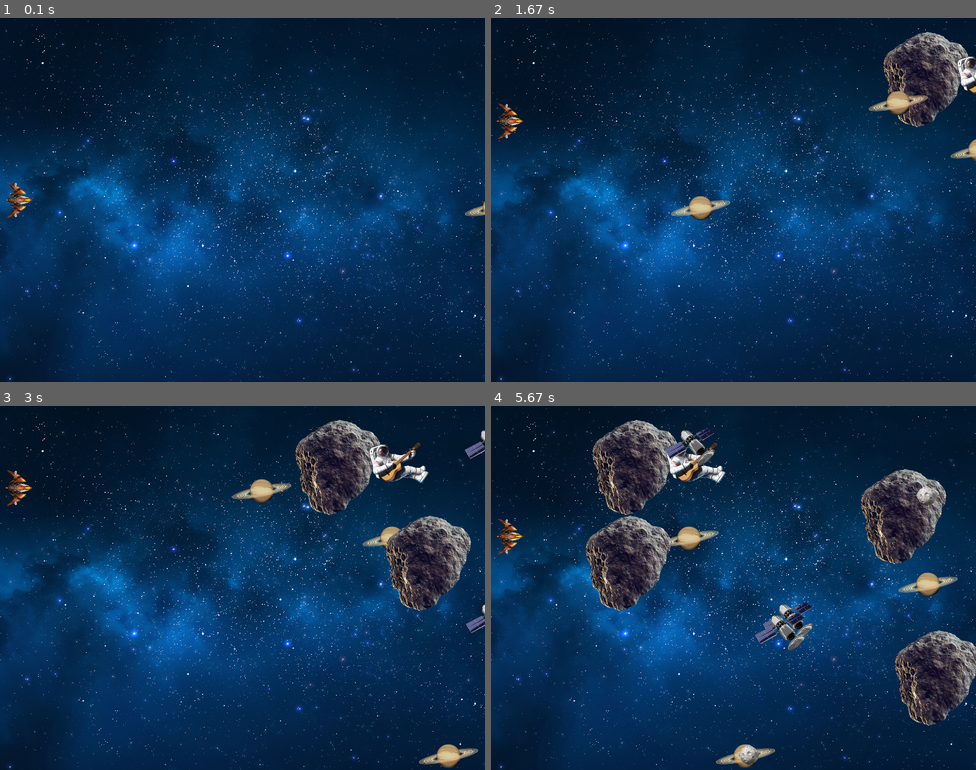
Above: before the commit, frames 1-4 (two rows, left to right).
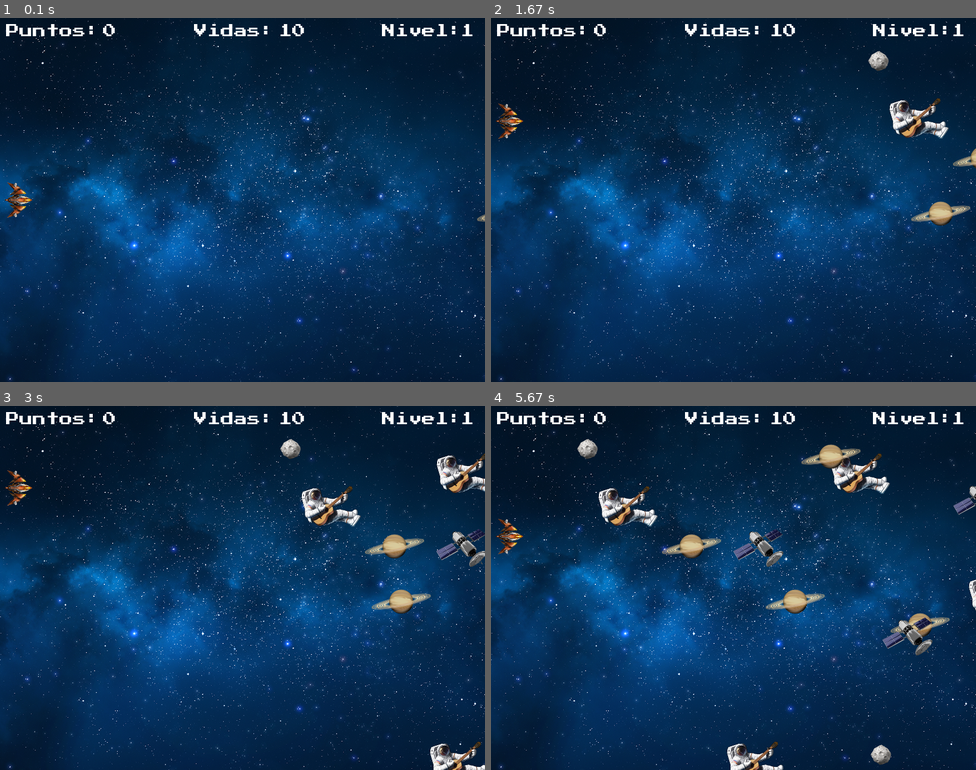
Above: after the commit, the same moments.

Repository: CristhianRave/Proyecto_Final_Pygame
Game: pygame game, started from main.py
The game is run twice, just before and just after one commit, with the same random seed, the same clock (stepped at 60 frames per second) and the same inputs.
Inputs:
- Up to frame 1 (0.1 s): no input
- Up to frame 2 (1.67 s): hold Up 0.33-0.8 s; hold Down 0.83-1.13 s; hold Up 1.17-1.53 s; hold Down from 1.57 s (still down)
- Up to frame 3 (3 s): release Down at 1.93 s; hold Up 1.97-2.27 s; hold Down 2.3-2.6 s; hold Up from 2.63 s (still down)
- Up to frame 4 (5.67 s): release Up at 3 s; hold Down 3.03-3.4 s; hold Up 3.43-3.73 s; hold Down 3.77-4.07 s; hold Up 4.1-4.47 s; hold Down 4.5-4.87 s; hold Up 4.9-5.2 s; hold Down 5.23-5.53 s; hold Up from 5.57 s (still down)

The runs differ from the first frame. In frame 1, 1.0% of the frame differs, in the area x 1-100%, y 1-56%; in frame 2, 5.7%; in frame 3, 11%; in frame 4, 20%, in the area x 1-100%, y 1-100%.

Commit message:
Fin explosion

Diff:
--- a/entities.py
+++ b/entities.py
@@ -3,36 +3,42 @@
 import random
 from random import choice, randint
 
-puntos = 0
 
 class Nave(pg.sprite.Sprite):
+    clock = pg.time.Clock()
     img_nave = 'nave.png'
     speed = 5
     FPS = 60
     vidas = 10
 
+
     def __init__(self, x = 0, y = 270):
+
         pg.sprite.Sprite.__init__(self)
         self.x = x
         self.y = y
 
-        self.image = pg.image.load('resources/images/{}'.format(self.img_nave)).convert_alpha()
+        self.nave_normal = pg.image.load('resources/images/{}'.format(self.img_nave)).convert_alpha()
+        self.image = self.nave_normal
+        #self.sound_explo = pg.mixer.Sound('resources/sounds/Explo.wav')
+        self.frames = []
+        self.explotar = False
         self.rect = self.image.get_rect()
         self.rect.x = x
         self.rect.y = y
         self.w = self.rect.w
         self.h = self.rect.h
-        self.frames = []
         self.index = 0
         self.how_many = 0
-        self.animation_time = self.FPS//2
+        self.animation_time = 64
         self.current_time = 0
+        self.loadFrames()
 
     def go_up(self):
        self.rect.y = max(0, self.rect.y - self.speed)
 
     def go_down(self):
-       self.rect.y = min(self.rect.y + self.speed, 600-self.w)
+       self.rect.y = min(self.rect.y + self.speed, 535)
 
     def loadFrames(self):
         self.w = 128
@@ -52,35 +58,41 @@
 
     def comprobar_colision(self,group):
         colisiones = pg.sprite.spritecollide(self,group,True)
-        num_candidatos = len(colisiones)
-        if num_candidatos > 0:
+        self.num_candidatos = len(colisiones)
+        if self.num_candidatos > 0:
             self.vidas -= 1
-            print('Quedan', self.vidas, 'vidas')
-            return num_candidatos
+            self.explotar = True
 
 
-    '''def update(self,dt):
+    def update(self,dt):
 
+        if not  self.explotar :
+            self.image = self.nave_normal
+
+        else:
             self.current_time += dt
-            if self.current_time > self.animation_time:
-                self.current_time = 0
-                self.index += 1
-                if self.index >= self.how_many:
+            if self.current_time >= self.animation_time:
+                if self.index < len(self.frames) -1:
+                    self.index += 1
+                else:
+                    self.explotar = False
+                    self.current_time = 0
                     self.index = 0
-                self.image = self.frames [self.index]'''
+            self.image = self.frames[self.index]
 
 
 class Asteroide(pg.sprite.Sprite):
+    puntuacion = 0
+    imgs_asteroides =('asteroide_60.png', 'satelite.png', 'saturno.png', 'astronauta.png')
 
-    imgs_asteroides =('asteroide_60.png', 'asteroide_200.png', 'satelite.png', 'saturno.png', 'astronauta.png')
-
-    def __init__(self, x = randint(780, 800), y = randint(-10,550), w = 0, h = 0, speed = 5):
+    def __init__(self, x = randint(780, 800), y = randint(10,550), w = 0, h = 0, speed = 1):
         pg.sprite.Sprite.__init__(self)
         self.x = x
         self.y = y
         self.w = w
         self.h = h
         self.speed = speed
+
 
         self.asteroids = []
         for img in self.imgs_asteroides:
@@ -96,6 +108,6 @@
 
     def update(self, dt):
         self.rect.x -= self.speed
-        if self.rect.x <= -170:
+        if self.rect.x <= -self.rect.w:
             self.kill()
             del self
--- /dev/null
+++ b/info_menu.py
@@ -0,0 +1,109 @@
+import pygame as  pg
+from pygame.locals import *
+import sys
+
+RED = (229, 9, 9)
+WHITE = (255, 255, 255)
+
+
+class info_Menu():
+
+    def __init__(self):
+
+        self.bucle_info = True
+
+        pg.font.init()
+        self.screen = pg.display.set_mode((800,600))
+        pg.display.set_caption ('Spaceships')
+        self.background_image = pg.image.load('resources/images/fondo.png').convert()
+        self.screen.blit(self.background_image, (0, 0))
+
+        self.tamaño_titulo_pequeño = pg.font.Font('resources/fonts/PressStart.ttf', 26)
+        self.tamaño_titulo = pg.font.Font('resources/fonts/PressStart.ttf', 32)
+        self.tamaño_letra = pg.font.Font('resources/fonts/PressStart.ttf', 16)
+
+
+
+    def historia_juego(self):
+
+        self.texto1 = self.tamaño_titulo.render('Historia ', True, WHITE)
+        self.texto2 = self.tamaño_letra.render('La búsqueda comienza en un planeta tierra  ', True, WHITE)
+        self.texto3 = self.tamaño_letra.render('moribundo por el cambio climático. Partiremos  ', True, WHITE)
+        self.texto4 = self.tamaño_letra.render('a la búsqueda de un planeta compatible con  ', True, WHITE)
+        self.texto5 = self.tamaño_letra.render('vida humana para colonizarlo. Eres nuestra  ', True, WHITE)
+        self.texto6 = self.tamaño_letra.render('ultima esperanza, que la fuerza te acompañe ', True, WHITE)
+        self.texto7 = self.tamaño_letra.render('y cumple con tu mision!!', True, WHITE)
+        self.texto8 = self.tamaño_letra.render('Menu pulsa "Escape"', True, RED)
+
+        self.screen.blit(self.texto1, (50, 80))
+        self.screen.blit(self.texto2, (50, 150))
+        self.screen.blit(self.texto3, (50, 190))
+        self.screen.blit(self.texto4, (50, 230))
+        self.screen.blit(self.texto5, (50, 270))
+        self.screen.blit(self.texto6, (50, 310))
+        self.screen.blit(self.texto7, (50, 350))
+        self.screen.blit(self.texto8, (50, 550))
+
+        pg.display.flip()
+        self.mainloop_info()
+
+
+    def instrucciones(self):
+
+        self.texto1 = self.tamaño_titulo.render('Intrucciones', True, WHITE)
+        self.texto2 = self.tamaño_letra.render('Utiliza las teclas arriba (↑) o abajo (↓) ', True, WHITE)
+        self.texto3 = self.tamaño_letra.render('para desplazar la nave. ', True, WHITE)
+        self.texto4 = self.tamaño_letra.render('Consta de 3 niveles los cuales iran', True, WHITE)
+        self.texto5 = self.tamaño_letra.render('aumentando de dificultad por la', True, WHITE)
+        self.texto6 = self.tamaño_letra.render('aceleracion de los obstaculos.', True, WHITE)
+        self.texto7 = self.tamaño_letra.render('Menu pulsa "Escape"', True, RED)
+
+
+        self.screen.blit(self.texto1, (50, 80))
+        self.screen.blit(self.texto2, (50, 150))
+        self.screen.blit(self.texto3, (50, 190))
+        self.screen.blit(self.texto4, (50, 250))
+        self.screen.blit(self.texto5, (50, 290))
+        self.screen.blit(self.texto6, (50, 330))
+        self.screen.blit(self.texto7, (50, 550))
+
+
+        pg.display.flip()
+        self.mainloop_info()
+
+    def creditos(self):
+
+        self.texto = self.tamaño_titulo_pequeño.render('Proyecto fin Bootcamp', True, RED)
+        self.texto1 = self.tamaño_titulo_pequeño.render('Aprender a programar ', True, RED)
+        self.texto2 = self.tamaño_titulo_pequeño.render('desde cero', True, RED)
+        self.texto3 = self.tamaño_letra.render('Realizado en python, libreria pygame 1.9.6', True, WHITE)
+        self.texto4 = self.tamaño_letra.render('Creado por: Cristhian David Rave Osorio', True, WHITE)
+
+        self.texto5 = self.tamaño_letra.render('Fecha: 23-02-2020', True, WHITE)
+        self.texto6 = self.tamaño_letra.render('Profesor: Ramón Maldonado', True, WHITE)
+        self.texto7 = self.tamaño_letra.render('Menu pulsa "Escape"', True, RED)
+
+        self.screen.blit(self.texto, (130, 80))
+        self.screen.blit(self.texto1, (145, 120))
+        self.screen.blit(self.texto2, (260, 160))
+        self.screen.blit(self.texto3, (50, 300))
+        self.screen.blit(self.texto4, (50, 340))
+        self.screen.blit(self.texto5, (50, 380))
+        self.screen.blit(self.texto6, (50, 420))
+        self.screen.blit(self.texto7, (50, 550))
+
+        pg.display.flip()
+        self.mainloop_info()
+
+    def handleEvents(self):
+        for event in pg.event.get():
+            if event.type == pg.QUIT:
+                pg.quit()
+                sys.exit()
+            if event.type == KEYDOWN and event.key == K_ESCAPE:
+                self.bucle_info = False
+
+    def mainloop_info(self):
+
+        while self.bucle_info:
+            self.handleEvents()
--- a/main.py
+++ b/main.py
@@ -3,47 +3,112 @@
 import sys
 from entities import *
 from random import randint
+from planetas import *
 
 FPS = 60
+
+WHITE = (255, 255, 255)
+RED = (255, 0, 0)
+
 
 class Game:
     clock = pg.time.Clock()
+    nivel = 1
+    puntuacion = 0
 
     def __init__(self):
+        pg.font.init()
+
         self.screen = pg.display.set_mode((800,600))
         pg.display.set_caption ('Spaceships')
         self.background_image = pg.image.load('resources/images/fondo.png').convert()
+        self.font = pg.font.Font('resources/fonts/PressStart.ttf', 22)
+        self.fonty = pg.font.Font('resources/fonts/PressStart.ttf', 32)
+        self.fonty2 = pg.font.Font('resources/fonts/PressStart.ttf', 62)
 
         self.player = Nave()
         self.asteroide = Asteroide()
-
-        self.allSprites = pg.sprite.Group()
+        self.planeta = Planeta()
+        self.nave_rotate = Nave_rotate()
+
         self.asteroidesGroup = pg.sprite.Group()
-
-        self.allSprites.add(self.player)
+        self.naveGroup = pg.sprite.Group()
+        self.planetaGroup = pg.sprite.Group()
+        self.nave_rotateGroup = pg.sprite.Group()
+
         self.asteroidesGroup.add(self.asteroide)
-
-        self.asteroides_en_pantalla = 20
-        self.new_asteroide = FPS//2
-        self.crear_asteroid = FPS*6
+        self.naveGroup.add(self.player)
+
+        self.num_asteroides_creados = 0
+        self.asteroides_en_pantalla = 15
+        self.tiempo_para_crear_asteroide = FPS*10
+        self.crear_asteroide = FPS*8.
+
 
 
     def crear_asteroides(self, dt):
-        self.new_asteroide += dt
-        if  self.new_asteroide >= self.crear_asteroid:
-            self.asteroide = Asteroide(randint(780, 840), randint(-10, 550))
-            self.asteroide.speed = (randint(1, 3))
+
+        self.tiempo_para_crear_asteroide += dt
+        if  self.tiempo_para_crear_asteroide > self.crear_asteroide:
+            self.asteroide = Asteroide(randint(780, 840), randint(10, 550))
+            self.asteroide.speed = (randint(1, 2))
             self.asteroidesGroup.add(self.asteroide)
-            self.new_asteroide = 0  # Se reinicia a cero para que  los obstaculos no salgan de golpe
-
-    def gameOver(self):
+            self.num_asteroides_creados += 1
+            self.tiempo_para_crear_asteroide = 0
+
+
+    def asteroide_nivel_2(self, dt):
+
+        self.asteroide1 = Asteroide(randint(780, 840), randint(10, 550))
+        self.asteroide1.speed = (randint(2, 4))
+        self.asteroidesGroup.add(self.asteroide1)
+        self.num_asteroides_creados += 1
+
+
+    def text(self):
+        self.marcador_vidas = self.font.render('Vidas:', True, WHITE)
+        self.marcador_score = self.font.render('Puntos:', True, WHITE)
+        self.marcador_nivel = self.font.render('Nivel:', True, WHITE)
+        self.marcador_vidas_num = self.font.render(str(self.player.vidas), True, WHITE)
+        self.marcador_score_num = self.font.render(str(self.puntuacion), True, WHITE)
+        self.marcador_nivel_num = self.font.render(str(self.nivel), True, WHITE)
+        self.gameOver_text1 = self.fonty2.render('Game Over', True, RED)
+        self.gameOver_text2 = self.fonty.render('Preciona "Space" ', True, WHITE)
+        self.gameOver_text3 = self.fonty.render('para volver al Menu.', True, WHITE)
+
+
+    def salir_juego(self):
         pg.quit()
         sys.exit()
+
+
+    def gameOver(self,dt):
+        self.handleEvents2(dt)
+
+        self.screen.blit(self.gameOver_text1,(130, 150))
+        self.screen.blit(self.gameOver_text2,(120, 400))
+        self.screen.blit(self.gameOver_text3,(90, 450))
+
+
+
+    def handleEvents2(self,dt):
+        for event in pg.event.get():
+            if event.type == QUIT:
+                self.salir_juego()
+
+            if event.type == KEYDOWN:
+                if event.key == K_SPACE:
+                    self.bucle_game = False
+
+                if event.key == K_ESCAPE:
+                    self.bucle_game = False
+
+
 
     def handleEvents(self):
         for event in pg.event.get():
             if event.type == QUIT:
-                self.gameOver()
+                self.salir_juego()
 
             if event.type == KEYDOWN:
                 if event.key == K_UP:
@@ -51,6 +116,12 @@
 
                 if event.key == K_DOWN:
                     self.player.go_down()
+
+                if event.key == K_ESCAPE:
+                    self.bucle_game = False
+
+                if event.key == K_SPACE:
+                    self.bucle_game = False
 
         keys_pressed = pg.key.get_pressed()
         if keys_pressed[K_UP]:
@@ -58,36 +129,105 @@
         if keys_pressed[K_DOWN]:
             self.player.go_down()
 
-    def mainloop(self):
-        while True:
+
+    def nivel_2(self,dt):
+        if  self.puntuacion  > 200  :
+            self.nivel = 2
+            if self.cant_asteroides_creados < self.asteroides_en_pantalla:
+                self.asteroide_nivel_2(dt)
+
+    def nivel_3(self,dt):
+        if  self.puntuacion  > 300  :
+            self.nivel = 3
+
+            if self.cant_asteroides_creados < self.asteroides_en_pantalla:
+                self.asteroide_nivel_2(dt)
+
+    def nivel_4(self,dt):
+        if  self.puntuacion  > 400  :
+            self.nivel = 3
+
+            if self.cant_asteroides_creados < self.asteroides_en_pantalla:
+                self.asteroide_nivel_2(dt)
+
+    def intro_planeta(self,dt):
+        if self.puntuacion == 500:
+            self.num_asteroides_creados = 0
+            self.naveGroup.empty()
+            self.player.rect.y = 650
+            self.player.speed = 0
+
+            self.planetaGroup.add(self.planeta)
+            self.planetaGroup.update(dt)
+            self.planetaGroup.draw(self.screen)
+
+            self.nave_rotateGroup.add(self.nave_rotate)
+            self.nave_rotateGroup.update(dt)
+            self.nave_rotateGroup.draw(self.screen)
+
+
+    def renderiza(self,dt):
+
+        self.screen.blit(self.background_image, (0,0))
+        self.screen.blit(self.marcador_score,(10, 10))
+        self.screen.blit(self.marcador_score_num,(170, 10))
+        self.screen.blit(self.marcador_vidas,(320, 10))
+        self.screen.blit(self.marcador_vidas_num,(460, 10))
+        self.screen.blit(self.marcador_nivel,(630, 10))
+        self.screen.blit(self.marcador_nivel_num,(760, 10))
+
+        self.asteroidesGroup.update(dt)
+        self.naveGroup.update(dt)
+
+        self.asteroidesGroup.draw(self.screen)
+        self.naveGroup.draw(self.screen)
+
+
+
+    def bucle_partida(self,dt):
+
+        self.handleEvents()
+        self.player.comprobar_colision(self.asteroidesGroup)
+
+        # Sacar a una funcion
+        self.cant_asteroides_creados = len(self.asteroidesGroup)
+        if self.cant_asteroides_creados < self.asteroides_en_pantalla:
+            self.crear_asteroides(dt)
+
+        if  self.num_asteroides_creados > self.asteroides_en_pantalla:
+            self.puntuacion = self.num_asteroides_creados * 10
+
+        # Unificar todos los niveles en una sola funcion con ifs.
+        self.nivel_2(dt)
+        self.nivel_3(dt)
+        self.nivel_4(dt)
+
+        self.text()
+        self.renderiza(dt)
+
+
+    def mainloop_juego(self):
+        self.bucle_game = True
+        while self.bucle_game:
+
             dt = self.clock.tick(FPS)
-            self.handleEvents()
-
-            self.player.comprobar_colision(self.asteroidesGroup)
-
-
-            if self.player.vidas == 0:
-                self.gameOver()
-
-            self.screen.blit( self.background_image, (0,0))
-
-            cant_asteroides_creados = len(self.asteroidesGroup)
-            if cant_asteroides_creados < self.asteroides_en_pantalla:
-                self.crear_asteroides(dt)
-
-            self.allSprites.update(dt)
-            self.asteroidesGroup.update(dt)
-
-            self.allSprites.draw(self.screen)
-            self.asteroidesGroup.draw(self.screen)
-
-
-
-
+
+
+            if self.player.vidas > 0:
+                self.bucle_partida(dt)
+            else:
+                self.gameOver(dt)
+
+            self.intro_planeta(dt)
             pg.display.flip()
+
+
+
+
+
 
 
 if __name__ == '__main__':
     pg.init()
     game = Game()
-    game.mainloop()
+    game.mainloop_juego()
--- /dev/null
+++ b/menu_juego.py
@@ -0,0 +1,130 @@
+import pygame as pg
+from pygame.locals import *
+import sys
+from main import *
+from info_menu import *
+
+
+WHITE = (255, 255, 255)
+RED = (255, 0, 0)
+
+class Menu():
+    def __init__(self):
+
+        pg.font.init()
+
+        self.screen = pg.display.set_mode((800,600))
+        self.display = pg.display.set_caption ('Spaceships')
+        self.background_image = pg.image.load('resources/images/fondo.png').convert()
+        self.font = pg.font.Font('resources/fonts/PressStart.ttf', 32)
+
+
+        self.opciones = [
+
+            ('· Historia del juego', historia_juego),
+            ('· Instrucciones', instrucciones),
+            ('· Jugar ', iniciar_juego),
+            ('· Ranking ', ranking),
+            ('· Creditos', creditos),
+            ('· Salir', salir)
+        ]
+
+
+        self.seleccionado = 0
+        self.total = len(self.opciones)
+        self.mantiene_pulsado = False
+
+
+    def update(self):
+        # opcion elejida
+        tecla_pulsada = pg.key.get_pressed()
+
+        if not self.mantiene_pulsado:
+            if tecla_pulsada[K_UP]:
+                self.seleccionado -= 1
+            elif tecla_pulsada[K_DOWN]:
+                self.seleccionado += 1
+            elif tecla_pulsada[K_RETURN]:
+
+                opcion_menu, funcion = self.opciones[self.seleccionado]
+                print('{}'.format(opcion_menu))
+                funcion()
+
+        if self.seleccionado < 0:
+            self.seleccionado = 0
+        elif self.seleccionado > self.total - 1:
+            self.seleccionado = self.total - 1
+
+
+        self.mantiene_pulsado = tecla_pulsada[K_UP] or tecla_pulsada[K_DOWN] or tecla_pulsada[K_RETURN]
+
+    def mensaje_opciones(self, pantalla):
+
+        total = self.total
+        indice = 0
+        self.altura_opcion = 60
+        x = 100
+        y = 140
+
+        for (opcion_menu, funcion) in self.opciones:
+            if indice == self.seleccionado:
+                color = RED
+            else:
+                color = WHITE
+
+            texto_pantalla = self.font.render(opcion_menu, 1, color)
+            posicion_pantalla = (x,y + self.altura_opcion * indice)
+            indice += 1
+            self.screen.blit(texto_pantalla, posicion_pantalla)
+
+
+    def handleEvents(self):
+        for event in pg.event.get():
+            if event.type == pg.QUIT or event.type == KEYDOWN and event.key == K_ESCAPE:
+                salir()
+
+
+    def mainloop_menu(self):
+        while True:
+
+            self.handleEvents()
+
+            self.screen.blit(self.background_image, (0, 0))
+            self.update()
+            self.mensaje_opciones(self.screen)
+
+
+            pg.display.flip()
+            pg.time.delay(10)
+
+
+def historia_juego():
+    info_menu = info_Menu()
+    info_menu.historia_juego()
+
+
+def iniciar_juego():
+    game = Game()
+    game.mainloop_juego()
+
+def instrucciones():
+    info_menu = info_Menu()
+    info_menu.instrucciones()
+
+def ranking():
+    print('ranking ')
+
+
+def creditos():
+    info_menu = info_Menu()
+    info_menu.creditos()
+
+def salir():
+    print('Hasta Pronto!!')
+    pg.quit()
+    sys.exit()
+
+
+if __name__ == '__main__':
+    menu = Menu()
+    menu.mainloop_menu()
--- /dev/null
+++ b/planetas.py
@@ -0,0 +1,84 @@
+import pygame as pg
+from pygame.locals import *
+
+
+class Planeta(pg.sprite.Sprite):
+    clock = pg.time.Clock()
+    FPS = 60
+    imgs_planeta = ('luna.png')
+
+    def __init__(self, x = 800, y = 0,  speed = 1):
+        pg.sprite.Sprite.__init__(self)
+
+        self.x = x
+        self.y = y
+        self.speed = speed
+
+        self.image = pg.image.load('resources/images/{}'.format(self.imgs_planeta)).convert_alpha()
+        self.rect = self.image.get_rect()
+        self.rect.x = x
+        self.rect.y = y
+        self.animation_time = self.FPS//2
+        self.current_time = 0
+
+    def update(self, dt):
+        self.current_time += dt
+        if self.current_time > self.animation_time:
+            self.current_time = 0
+            self.rect.x -= 1
+        if self.rect.x == 600:
+            self.rect.x += 1
+            self.speed = 0
+
+
+RED = (255, 0, 0)
+class Nave_rotate(pg.sprite.Sprite):
+    clock = pg.time.Clock()
+    FPS = 60
+    imgs_nave = ('nave.png')
+
+    def __init__(self, x = 0, y = 270,  speed = 1):
+        pg.font.init()
+        pg.sprite.Sprite.__init__(self)
+        self.fonty = pg.font.Font('resources/fonts/PressStart.ttf', 52)
+
+        self.screen = pg.display.set_mode((800,600))
+
+        self.x = x
+        self.y = y
+        self.speed = speed
+
+        self.image = pg.image.load('resources/images/{}'.format(self.imgs_nave)).convert_alpha()
+        self.rect = self.image.get_rect()
+        self.rect.x = x
+        self.rect.y = y
+        self.animation_time = self.FPS//2
+        self.current_time = 0
+        self.angulo = 0
+
+
+    def muestra_texto(self):
+        self.ganaste = self.fonty.render('Ganaste', True, RED)
+        self.screen.blit(self.ganaste,(200,250))
+
+    def rotar (self):
+        self.imagen = pg.transform.rotate(self.image, self.angulo)
+        if self.rect.x > 400:
+            self.angulo += 1
+        if self.angulo > 180:
+            self.angulo = 180
+
+        self.screen.blit(self.imagen, self.rect)
+
+    def update(self, dt):
+        self.current_time += dt
+        self.rect.x += 1
+        self.rotar()
+
+        if self.current_time > self.animation_time:
+            self.current_time = 0
+
+        if self.rect.x == 650:
+            self.rect.x -= 1
+            self.speed = 0
+            self.muestra_texto()
Not shown, changed: Readme.md
Binary file added: resources/fonts/CodaCaption-ExtraBold.ttf
Binary file added: resources/fonts/PressStart.ttf
Binary file added: resources/images/fondo_nivel_2.png
Binary file added: resources/images/luna.png
